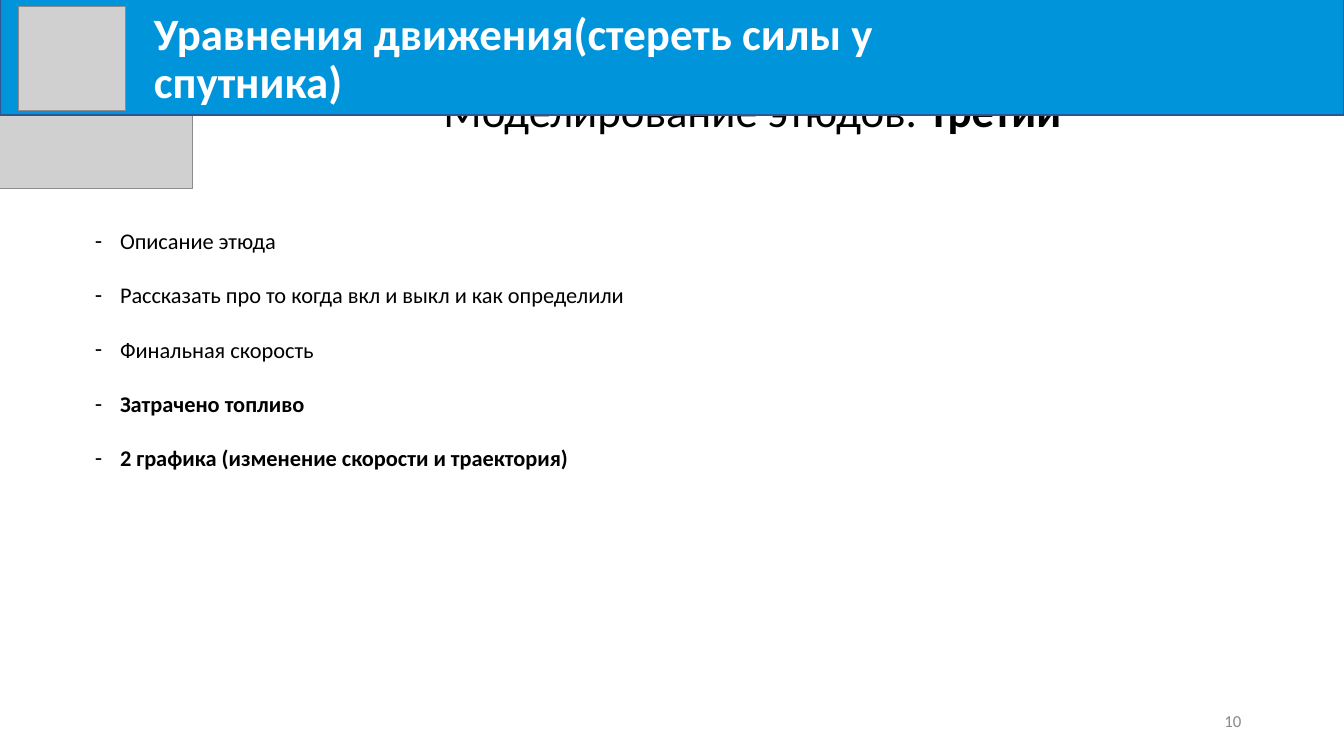
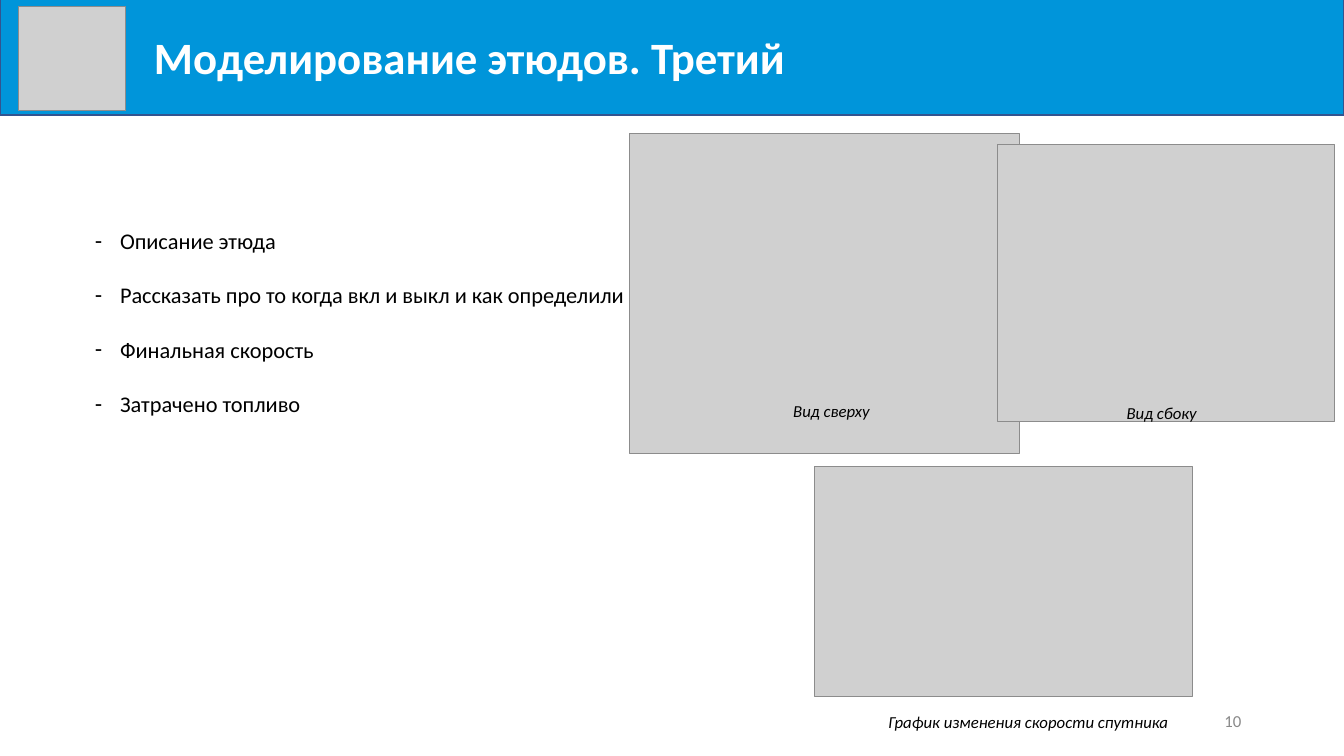
Before and after one commit to Milirik/diploma, a slide deck: slide 10 of Mikheev-K_V.pptx. Drawn at 1344x756 pixels with LibreOffice and Linux fonts; fonts in the diff are those of the drawing; grey boxes stand for pictures. Boxes give left, top, right and bottom in pixels: in the first picture for what was removed or moved away, otherwise in the second. Text is boxed around its words. In the diff, an @@ line names an element or a change of style, - is before the commit and + after.

```diff
--- a/Mikheev-K_V.pptx
+++ b/Mikheev-K_V.pptx
@@ picture removed at bbox=[0, 1, 193, 189] @@
@@ text at bbox=[154, 43, 785, 82]: text changed @@
-Уравнения движения(стереть силы у спутника)
+Моделирование этюдов. Третий
@@ title removed at bbox=[443, 114, 1062, 139] @@
-Моделирование этюдов. Третий
@@ picture added at bbox=[630, 134, 1019, 455] @@
@@ picture added at bbox=[998, 144, 1336, 421] @@
@@ text at bbox=[120, 397, 301, 416]: bold off in "Затрачено топливо" @@
@@ text added at bbox=[793, 406, 870, 420], 12 pt, text #000000, italic @@
+Вид сверху
@@ text added at bbox=[1127, 407, 1197, 424], 12 pt, text #000000, italic @@
+Вид сбоку
@@ text at bbox=[120, 449, 568, 470]: paragraph removed @@
-– 2 графика (изменение скорости и траектория)
@@ picture added at bbox=[815, 467, 1193, 697] @@
@@ text added at bbox=[888, 716, 1168, 731], 12 pt, text #000000, italic @@
+График изменения скорости спутника
```
Also in this commit, not shown: 10 other slides changed, 1 slide added, 1 slide removed, 2 other files.
